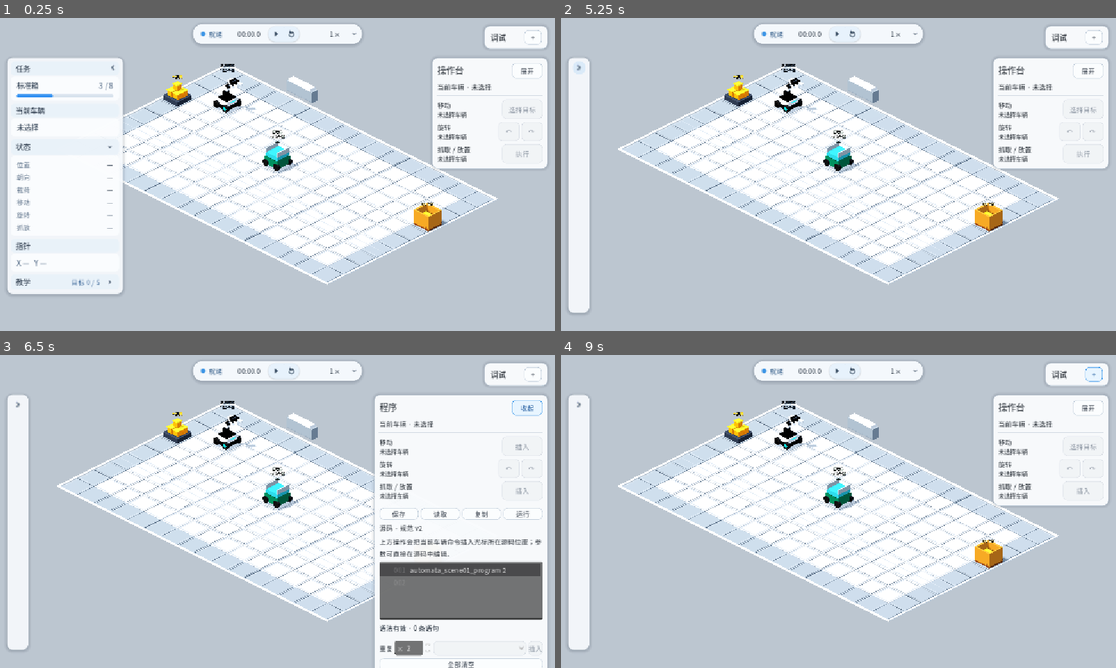
Above: before the commit, frames 1-4 (two rows, left to right).
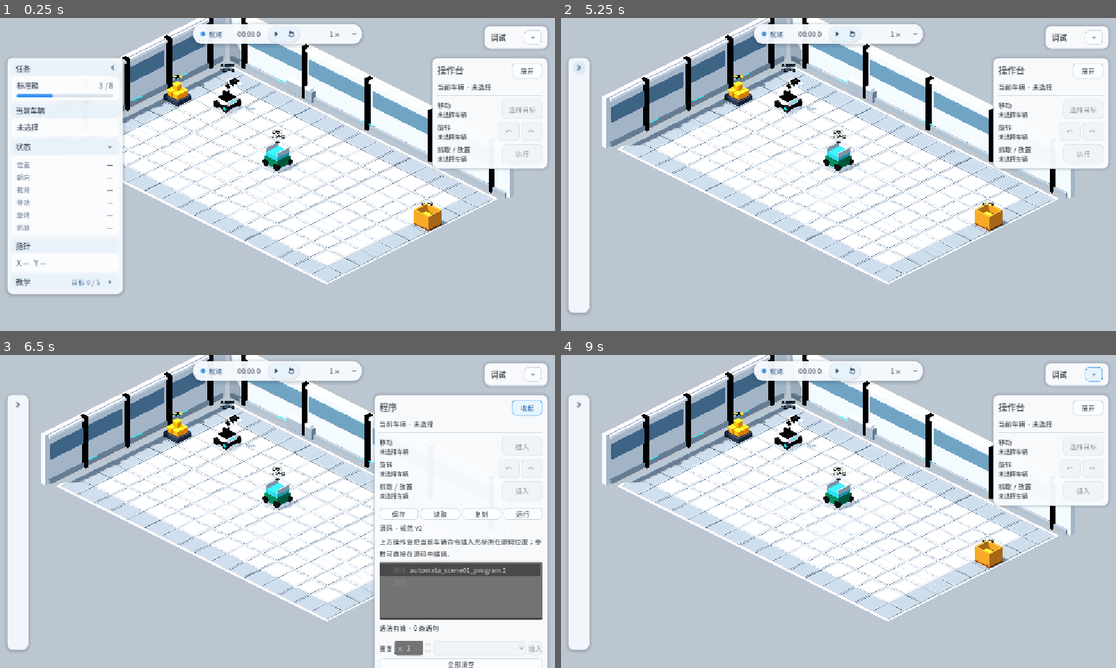
Above: after the commit, the same moments.

Repository: Ri0n72Y/automata
Game: Godot game, scene res://scenes/scene_01/scene_01_basic_packing.tscn
Same seed, same stepped clock (60 frames per second), same inputs: the game is played once before the commit and once after it.
Inputs (mouse positions are in pixels of both pictures, inside the frame that each line leads up to):
- Up to frame 1 (0.25 s): no input
- Up to frame 2 (5.25 s): click (672, 146) at 0.5 s; click (672, 199) at 1.27 s; click "下一步" at 2 s; click "上一步" at 2.75 s; click "跳过教学" at 3.5 s; click "打开教学" at 4.25 s; click (672, 68) at 5 s
- Up to frame 3 (6.5 s): click "展开" at 5.75 s
- Up to frame 4 (9 s): click "收起" at 6.5 s; click "1×" at 7.25 s; click "+" at 8 s; click "−" at 8.75 s

The runs differ from the first frame. In frame 1, 7.5% of the frame differs, in the area x 21-93%, y 0-58%; in frame 2, 9.1%, in the area x 7-93%, y 0-58%; in frame 3, 7.0%; in frame 4, 9.1%.

Commit message:
feat(scene-01): compose minimal lab room shell

Diff:
--- a/scenes/scene_01/scene_01_basic_packing.tscn
+++ b/scenes/scene_01/scene_01_basic_packing.tscn
@@ -30,6 +30,7 @@
 [ext_resource type="PackedScene" path="res://scenes/scene_01/components/vehicle_move_preview.tscn" id="30_vehicle_move_preview"]
 [ext_resource type="PackedScene" path="res://scenes/scene_01/components/scene_01_operations_panel.tscn" id="31_operations_ui"]
 [ext_resource type="PackedScene" path="res://scenes/scene_01/components/scene_01_art_vertical_slice_sample.tscn" id="32_art_sample"]
+[ext_resource type="PackedScene" path="res://scenes/scene_01/components/scene_01_lab_backdrop.tscn" id="33_lab_backdrop"]
 
 [sub_resource type="Resource" id="Resource_ground_field"]
 resource_local_to_scene = true
@@ -70,6 +71,8 @@
 
 [node name="GridTileView" parent="SceneRoot/GridRoot" instance=ExtResource("3_static_field")]
 unique_name_in_owner = true
+
+[node name="LabBackdrop" parent="SceneRoot/GridRoot" instance=ExtResource("33_lab_backdrop")]
 
 [node name="ArtVerticalSliceSample" parent="SceneRoot/GridRoot" instance=ExtResource("32_art_sample")]
 position = Vector3(4, 0, -0.48)
Not shown: 1 places in scenes/scene_01/scene_01_basic_packing.tscn that only renumber resources
